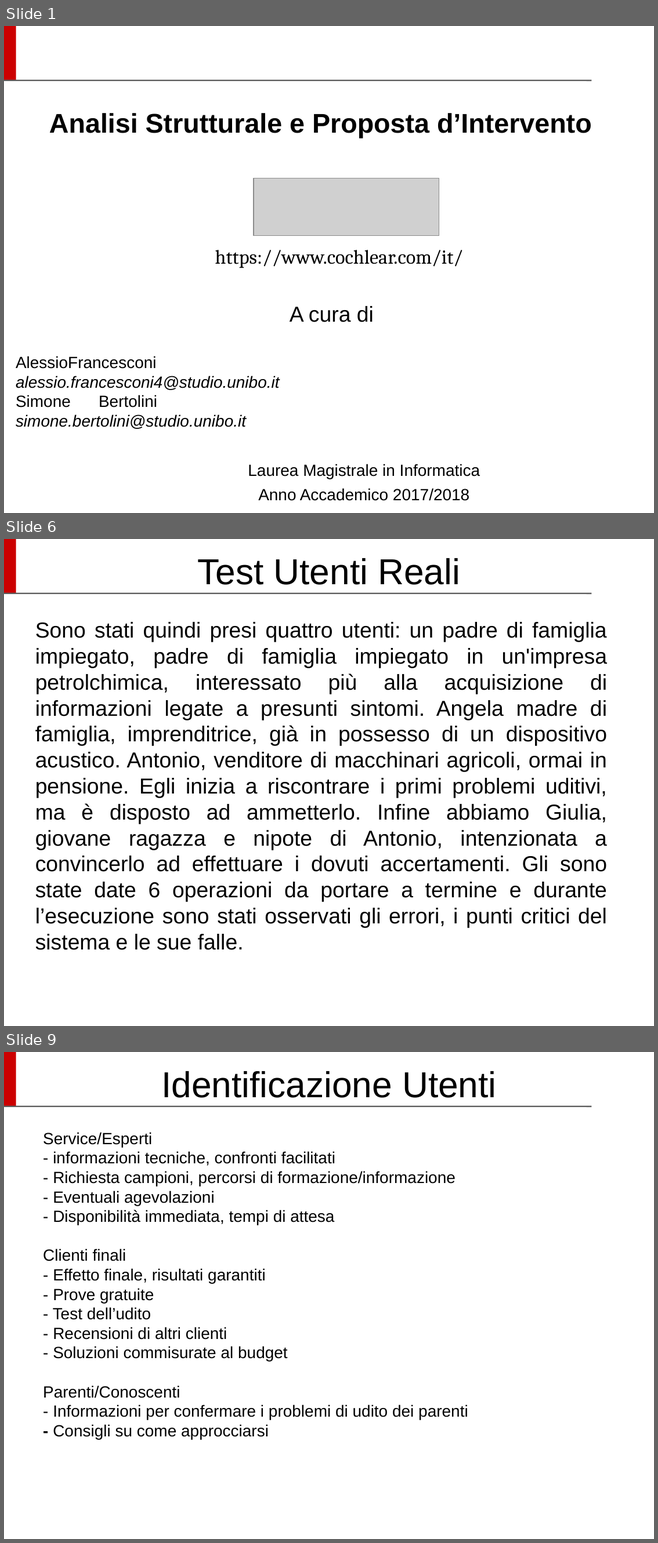
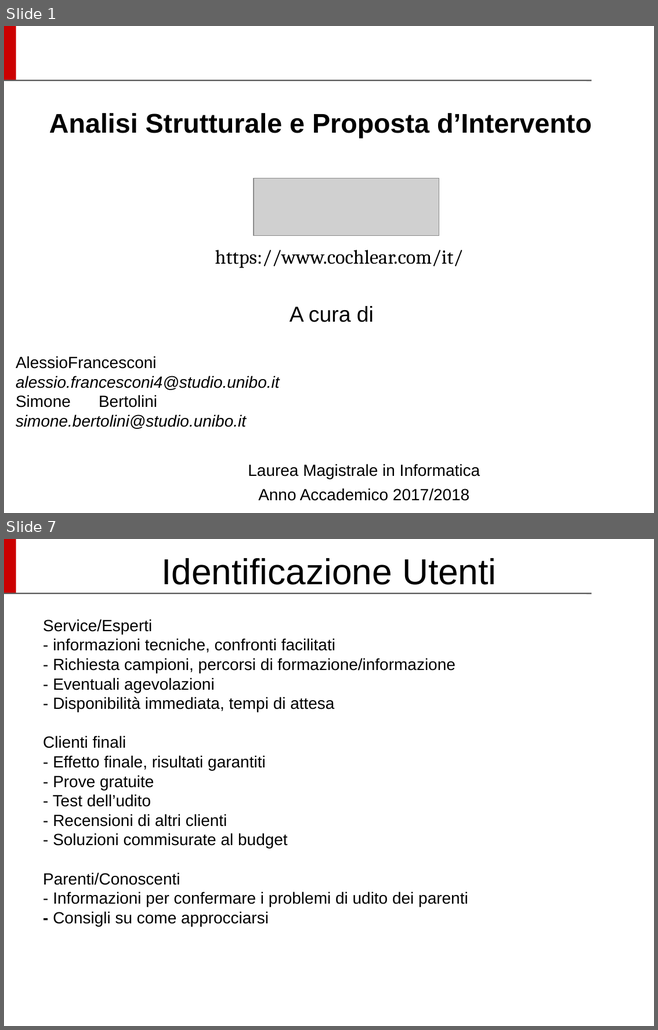
Before and after one commit to Siber93/UsabilitaProject, a slide deck: UUX_SlideProject_Cochlear.odp. Shown one above the other, each under a label of ours: slides 1, 6 and 9 before the commit, slides 1 and 7 after it; the slides between them are not shown. The pictures are 658x1543 and 658x1030 pixels, drawn with LibreOffice and Linux fonts; fonts in the diff are those of the drawing; grey boxes stand for pictures; background and template pictures are left out. Boxes give left, top, right and bottom in pixels: in the first picture for what was removed or moved away, otherwise in the second. Text is boxed around its words. In the diff, an @@ line names an element or a change of style, - is before the commit and + after.

```diff
--- a/UUX_SlideProject_Cochlear.odp
+++ b/UUX_SlideProject_Cochlear.odp
@@ slide 6 removed at box(4, 539, 654, 1026), background #FFFFFF; not listed: 2 template elements that a slide beside it also shows @@
@@ title removed at box(198, 558, 460, 585) @@
-Test Utenti Reali
@@ text removed at box(35, 622, 607, 950) @@
-Sono stati quindi presi quattro utenti: un padre di famiglia impiegato, padre di famiglia impiegato in un'impresa petrolchimica, interessato più alla acquisizione di informazioni legate a presunti sintomi. Angela madre di famiglia, imprenditrice, già in possesso di un dispositivo acustico. Antonio, venditore di macchinari agricoli, ormai in pensione. Egli inizia a riscontrare i primi problemi uditivi, ma è disposto ad ammetterlo. Infine abbiamo Giulia, giovane ragazza e nipote di Antonio, intenzionata a convincerlo ad effettuare i dovuti accertamenti. Gli sono state date 6 operazioni da portare a termine e durante l’esecuzione sono stati osservati gli errori, i punti critici del sistema e le sue falle.
@@ what was slide 9 is now slide 7 @@
```
Also in this commit, not shown: 2 slides changed, 3 slides added, 4 other slides removed, 2 other files.
